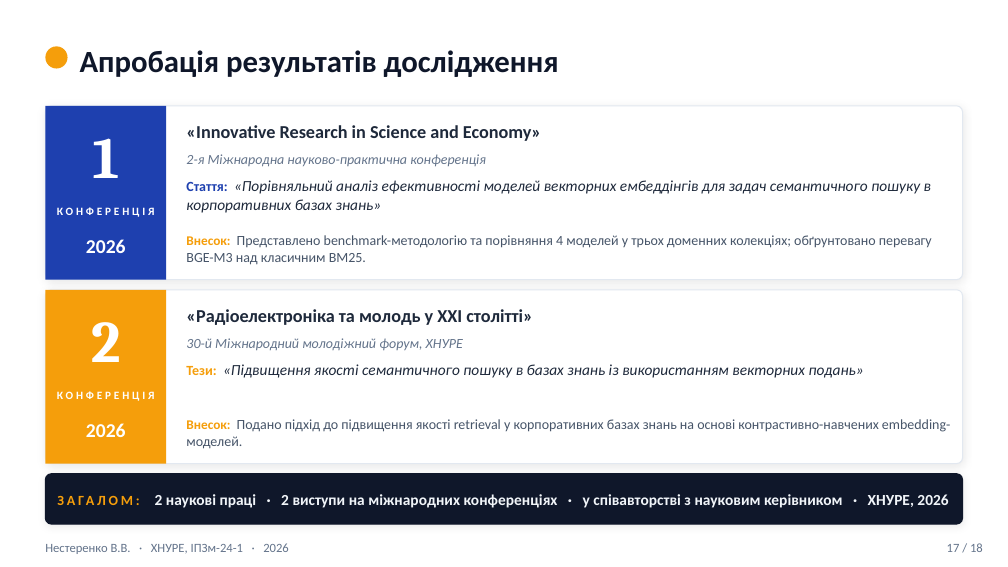
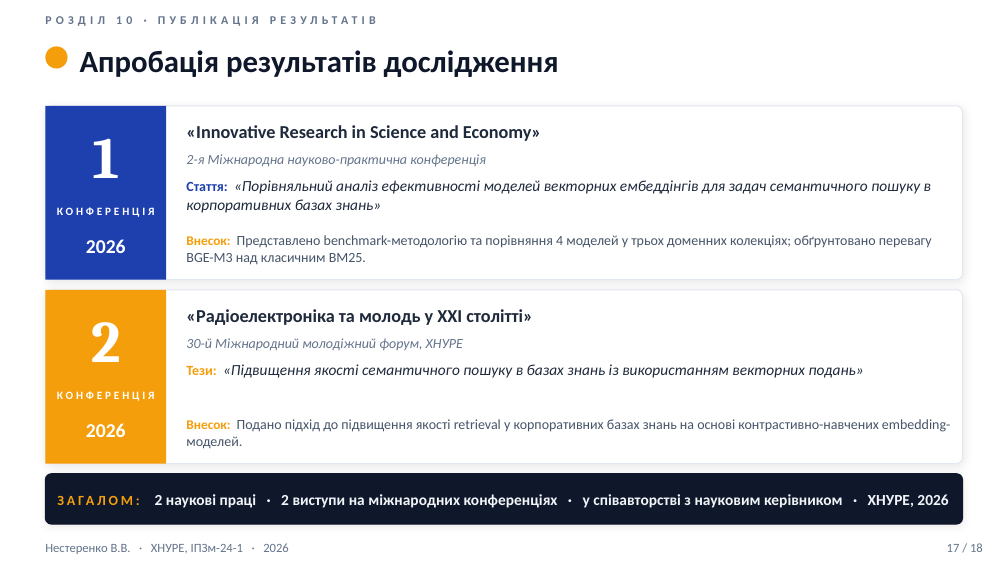
Before and after one commit to vitaliinnest/kb-semantic-search-benchmark, a slide deck: slide 17 of thesis/Nesterenko_Presentation.pptx. Drawn at 1008x567 pixels with LibreOffice and Linux fonts; fonts in the diff are those of the drawing. Boxes give left, top, right and bottom in pixels: in the first picture for what was removed or moved away, otherwise in the second. Text is boxed around its words. In the diff, an @@ line names an element or a change of style, - is before the commit and + after.

```diff
--- a/thesis/Nesterenko_Presentation.pptx
+++ b/thesis/Nesterenko_Presentation.pptx
@@ text added at (45, 16, 376, 26), 8.5 pt, text #64748B, bold @@
+РОЗДІЛ 10 · ПУБЛІКАЦІЯ РЕЗУЛЬТАТІВ
```
Also in this commit, not shown: 16 other slides changed, 1 other file.
